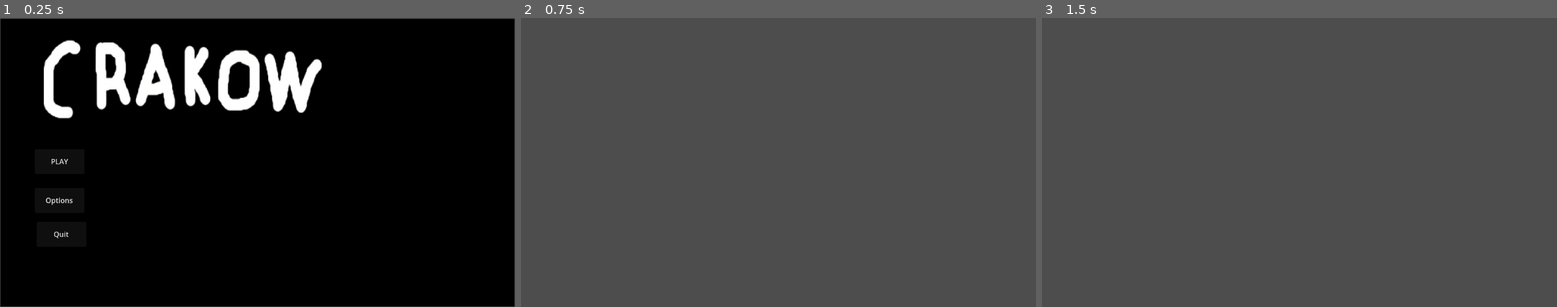
Above: before the commit, frames 1-3 (left to right).
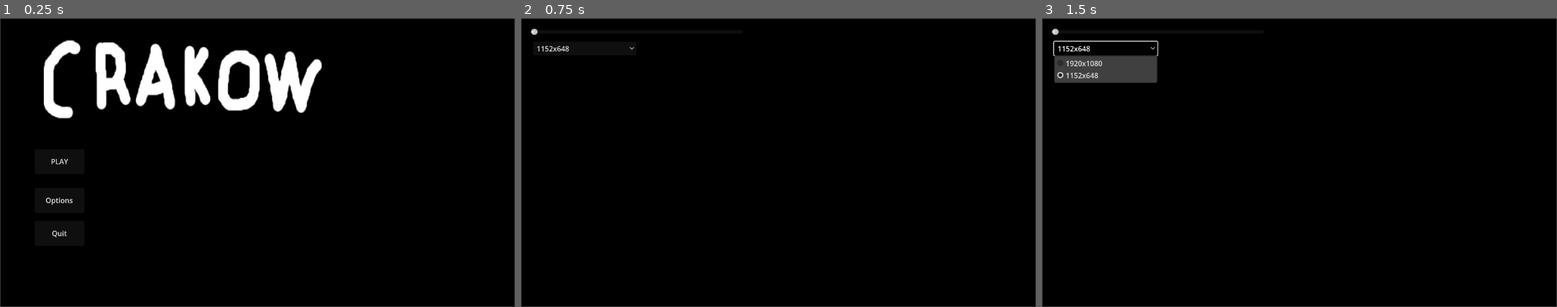
Above: after the commit, the same moments.

Repository: MagmaticPage255/Crakow
Game: Godot game, scene res://Scenes/main_menu.tscn
Same seed, same stepped clock (60 frames per second), same inputs: the game is played once before the commit and once after it. The project has no main scene, so this scene is started directly.
Inputs (mouse positions are in pixels of both pictures, inside the frame that each line leads up to):
- Up to frame 1 (0.25 s): no input
- Up to frame 2 (0.75 s): click "Options" at 0.5 s
- Up to frame 3 (1.5 s): click (1103, 49) at 1.25 s, where only the run after the commit has a clickable "1152x648"

The runs differ from the first frame. In frame 1, less than 0.1% of the frame differs, in the area x 10-14%, y 73-77%; in frame 2, 99%, in the area x 0-100%, y 0-100%; in frame 3, 98%.

Commit message:
updated options

Diff:
--- a/Scenes/main_menu.tscn
+++ b/Scenes/main_menu.tscn
@@ -38,10 +38,10 @@
 
 [node name="Quit" type="Button" parent="."]
 layout_mode = 0
-offset_left = 82.0
-offset_top = 457.0
-offset_right = 193.0
-offset_bottom = 513.0
+offset_left = 78.0
+offset_top = 455.0
+offset_right = 189.0
+offset_bottom = 511.0
 text = "Quit
 "
 
--- /dev/null
+++ b/Scenes/options.gd
@@ -0,0 +1,15 @@
+extends Control
+
+
+
+func _on_volume_value_changed(value: float) -> void:
+	pass # Replace with function body.
+
+
+
+func _on_resolution_item_selected(index: int) -> void:
+	match index:
+		0:
+			DisplayServer.window_set_size(Vector2i(1920,1080))
+		1:
+			DisplayServer.window_set_size(Vector2i(1152,648))
--- a/Scenes/options.tscn
+++ b/Scenes/options.tscn
@@ -1,4 +1,7 @@
-[gd_scene format=3 uid="uid://b4bhlhmuq7jx1"]
+[gd_scene load_steps=3 format=3 uid="uid://b4bhlhmuq7jx1"]
+
+[ext_resource type="Script" uid="uid://dbm0hs2xvd8qe" path="res://Scenes/options.gd" id="1_4tmxy"]
+[ext_resource type="Texture2D" uid="uid://bu2sl41kohrc1" path="res://Screenshot 2025-05-27 091105.png" id="1_prnvy"]
 
 [node name="Options" type="Control"]
 layout_mode = 3
@@ -7,3 +10,31 @@
 anchor_bottom = 1.0
 grow_horizontal = 2
 grow_vertical = 2
+script = ExtResource("1_4tmxy")
+
+[node name="Sprite2D" type="Sprite2D" parent="."]
+position = Vector2(576.25, 324.5)
+scale = Vector2(1.20115, 1.20787)
+texture = ExtResource("1_prnvy")
+
+[node name="Volume" type="HSlider" parent="."]
+offset_left = 22.0
+offset_top = 23.0
+offset_right = 496.0
+offset_bottom = 40.0
+
+[node name="Resolution" type="OptionButton" parent="."]
+layout_mode = 0
+offset_left = 27.0
+offset_top = 53.0
+offset_right = 258.0
+offset_bottom = 73.0
+selected = 1
+item_count = 2
+popup/item_0/text = "1920x1080"
+popup/item_0/id = 0
+popup/item_1/text = "1152x648"
+popup/item_1/id = 1
+
+[connection signal="value_changed" from="Volume" to="." method="_on_volume_value_changed"]
+[connection signal="item_selected" from="Resolution" to="." method="_on_resolution_item_selected"]
Not shown, added: Scenes/options.gd.uid
